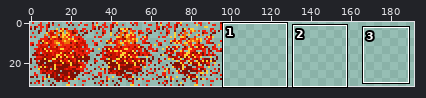
File history of a sprite sheet, assets/images/FirePlanet-explosion.png. The first picture is a wide view before the edit; the outline marks the close-up.
Close-up. Earlier state:
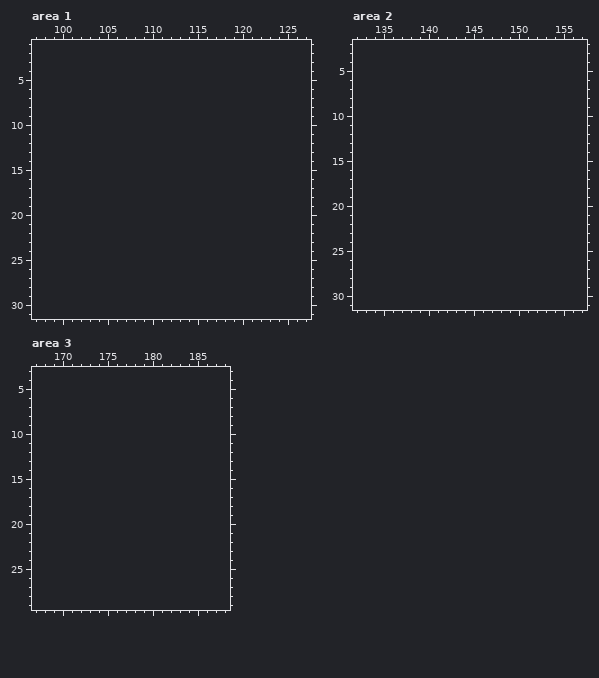
The file is 96x32 pixels. Shown: area 1: x 97..127, y 1..31; area 2: x 132..157, y 2..31; area 3: x 167..188, y 3..29. The old version is drawn lined up with the new one, on the new canvas. The commit also changed other parts of the picture, which this record leaves out.
Palette (. is transparent): 
After the commit:
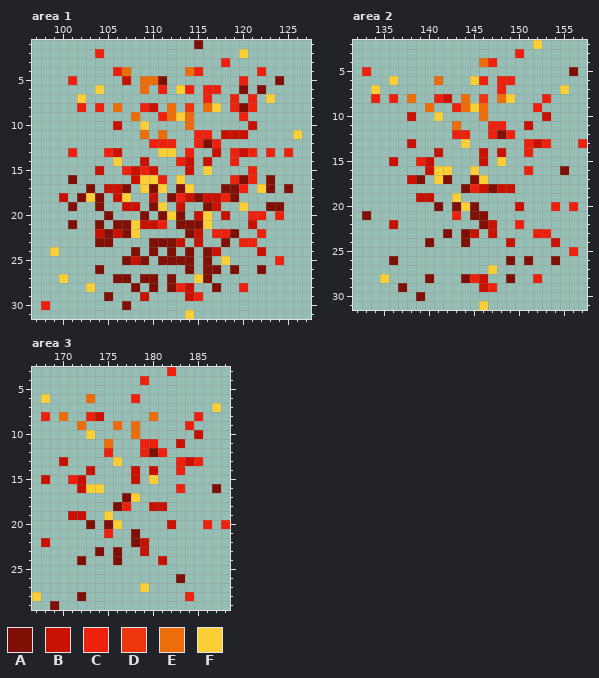
Colours new in this view: A #801006  B #c81100  C #ed210e  D #ed350e  E #ed6d0a  F #fbd036
Changes in this commit:
canvas 96x32 -> 192x32
Changed rows in their new state; - is an unchanged pixel.
Area 1:
first column x 98:
 1 -----------------A-----------
 2 ------C---------------F------
 3 --------------------C--------
 4 --------CE------EC------C----
 5 ---C-----B-EEA--------C---A--
 6 ------F----E-C-FC-CC--A-A----
 7 ----F-------------C--C-C-F---
 8 ----C-C-E--CB-E-D-EF-CAC-----
 9 ----------E--CEFE-----C------
10 --------B--F----E------B-----
11 -----------E-E---CC-BBB-----F
12 ------------CCC--CAC---------
13 ---C---CB----FF-C--B-CBC-C-C-
14 --------F--B---CB-B--C-------
15 ------B--CBCB---B-F----C-----
16 ---A------BFFC-F-----CAC-A---
17 -----A-BBA-FAF-AF---AAC-FA-A-
18 --B-AFA-BF--B-ACBABBCA-------
19 ---A--A--BB-AF-B--AB--F--AA--
20 -------A---A-AFA-BF-B--CC-C--
21 ---A--A-AAFBBC-AAAF----B-----
22 ------BABAF-----AB-CCA--C----
23 ------AA----AAAB-B--A-CC-----
24 -F--------A-A-A-A-AB----B----
25 ---------ABA-AAAA-A-F-----C--
26 ------A---------A-AA-A--A----
27 --F-----AA-AA-A--FA----------
28 -----F----A-A-ACB--A--C------
29 -------A---B----BC-----------
30 C--------A-------------------
31 ----------------F------------
Area 2:
first column x 133:
 2 -------------------F-----
 3 -----------------C-------
 4 -------------EC----------
 5 C----------------------A-
 6 ---F----E---FC-CC--------
 7 -F-------------C------F--
 8 -C-C-E--CB-E-D-EF---C----
 9 -------E--CEFE-----C-----
10 -----B--F----E------B----
11 ----------E---CC--B------
12 ----------CC--CAC--------
13 -----B-----F------CBC---C
14 --------B----B-B--C------
15 ---B--CB-----B-F---------
16 -------BFF--F-----C---A--
17 -----BA-FA--AF-----------
18 -----------ACBABB--------
19 ------BB--F--------------
20 --------A-AFA----B---C-C-
21 A---------C-AA-----------
22 ---B---------AB--C-------
23 ---------A-AB-B----CC----
24 -------A---A----B----B---
25 -----------------------C-
26 ---A------------A-A--A---
27 --------------F----------
28 --F----A---ACB--A--C-----
29 ----A--------BC----------
30 ------A------------------
31 -------------F-----------
Area 3:
first column x 167:
 3 ---------------C------
 4 ------------C---------
 6 -F----E----C----------
 7 --------------------F-
 8 -C-E--CB-----E----C---
 9 -----E---E-E-----C----
10 ------F----E------B---
11 --------E---CC--B-----
12 --------C---CAC-------
13 ---B-----F------CBC---
14 ------B----B-B--C-----
15 -B--CB-----B-F--------
16 -----BFF--------C---A-
17 ----------AF----------
18 ---------AC--BB-------
19 ----BB--F-------------
20 ------A-AF-----B---C-C
21 --------C--A----------
22 -B---------AB---------
23 -------A-A--B---------
24 -----A---A----B-------
26 ----------------A-----
27 ------------F---------
28 F----A-----------C----
29 --A-------------------
